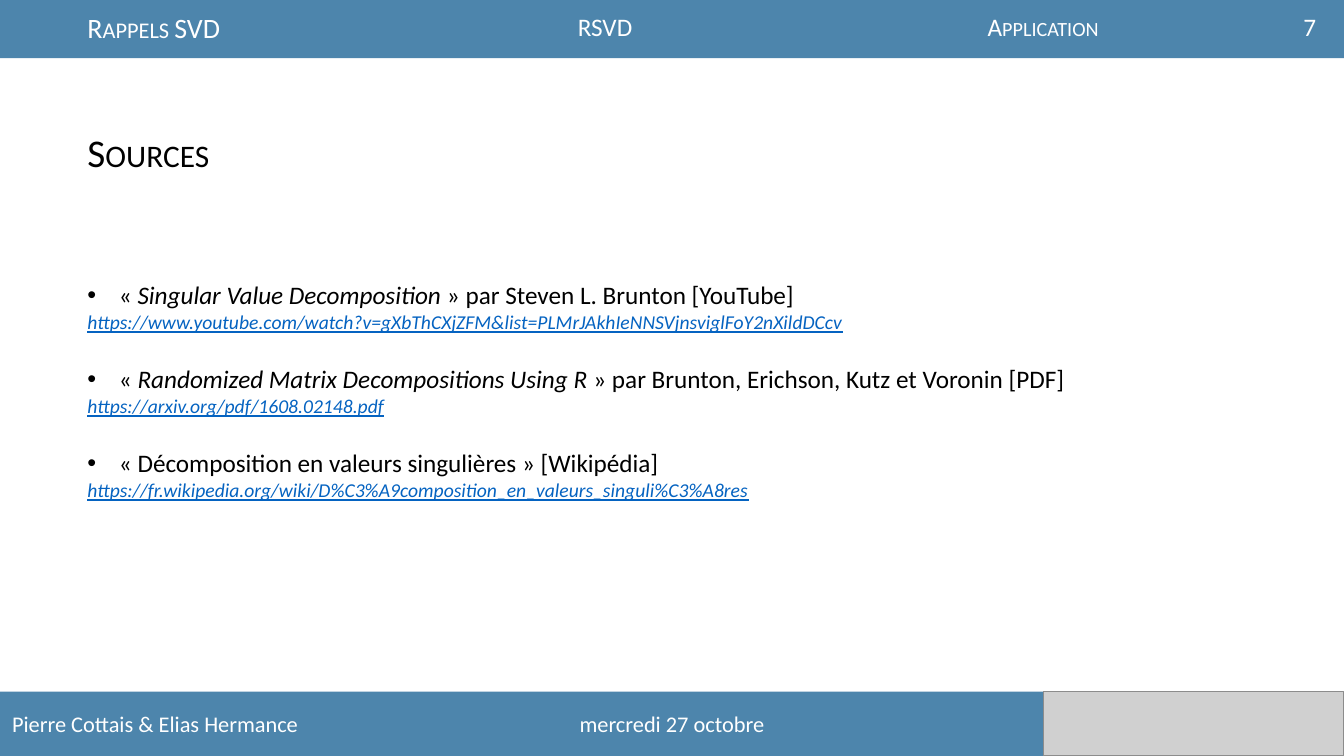
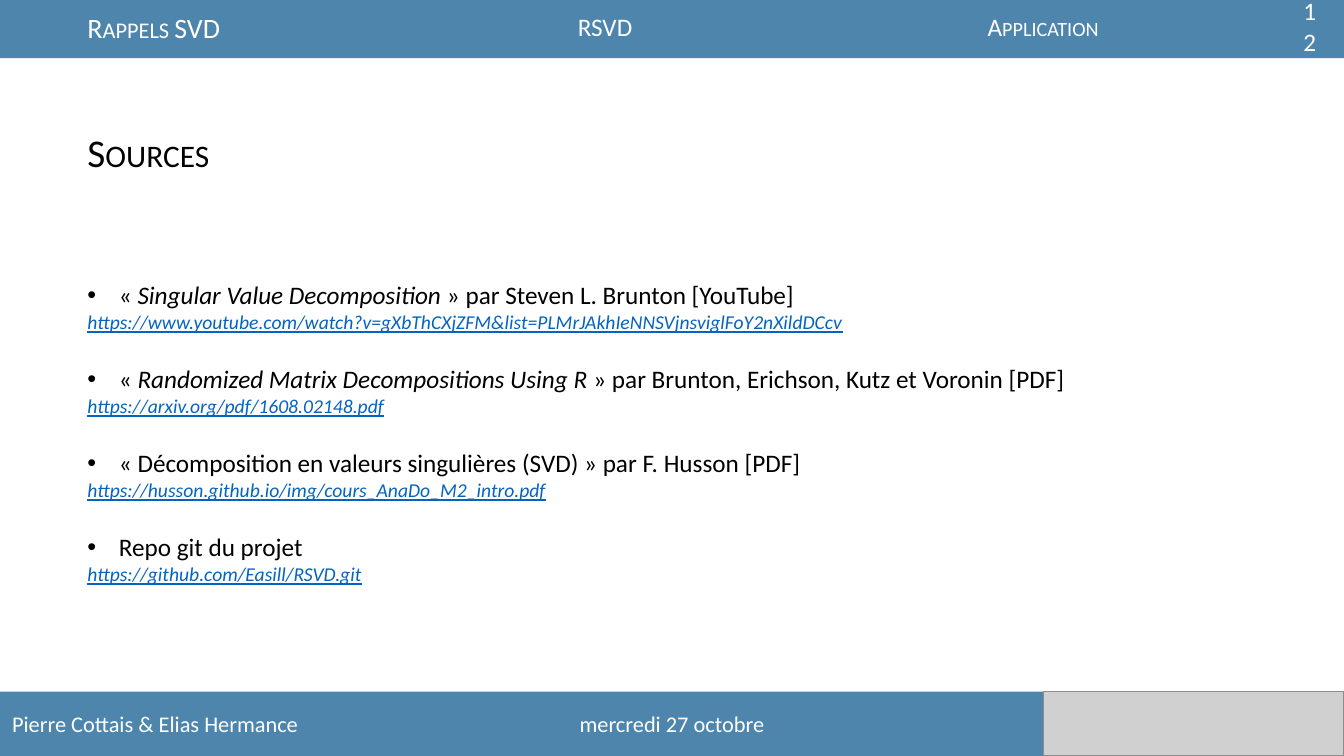
Before and after one commit to Easill/RSVD, a slide deck: slide 12 of presentation.pptx (slide 7 before the commit). Drawn at 1344x756 pixels with LibreOffice and Linux fonts; fonts in the diff are those of the drawing; grey boxes stand for pictures. Boxes give left, top, right and bottom in pixels: in the first picture for what was removed or moved away, otherwise in the second. Text is boxed around its words. In the diff, an @@ line names an element or a change of style, - is before the commit and + after.

```diff
--- a/presentation.pptx
+++ b/presentation.pptx
@@ page number at bbox=[1303, 20, 1316, 36]: text changed @@
-7
+12
@@ text at bbox=[87, 453, 800, 585]: text changed @@
-• « Décomposition en valeurs singulières » [Wikipédia]
-https://fr.wikipedia.org/wiki/D%C3%A9composition_en_valeurs_singuli%C3%A8res
+• « Décomposition en valeurs singulières (SVD) » par F. Husson [PDF]
+https://husson.github.io/img/cours_AnaDo_M2_intro.pdf
+• Repo git du projet
+https://github.com/Easill/RSVD.git
```
Also in this commit, not shown: 4 other slides changed, 6 slides added.
